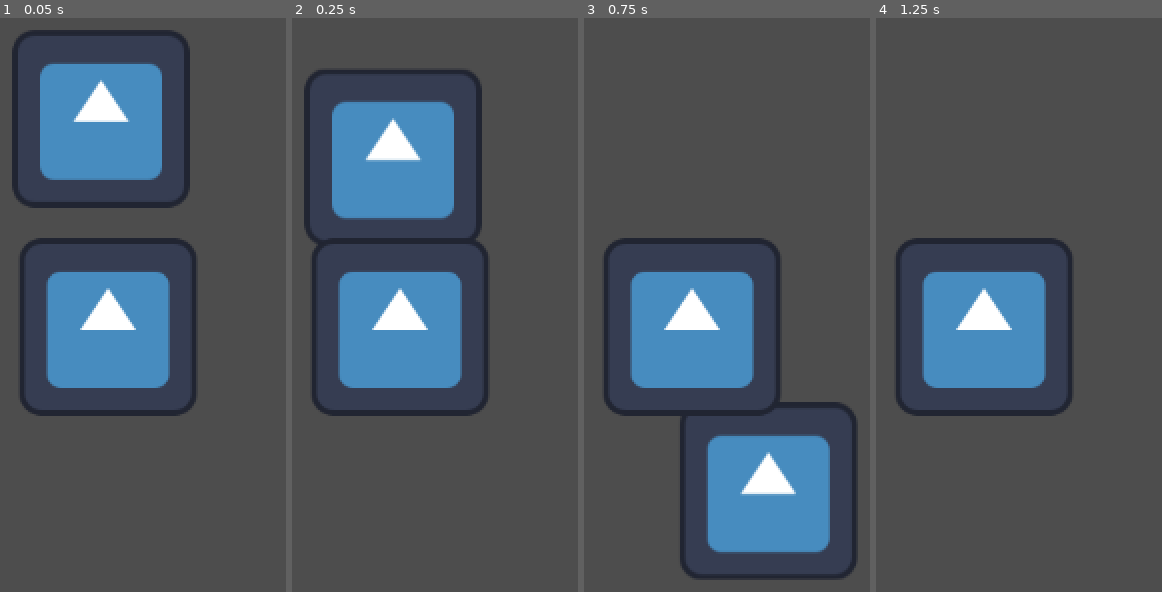
Above: before the commit, frames 1-4 (left to right).
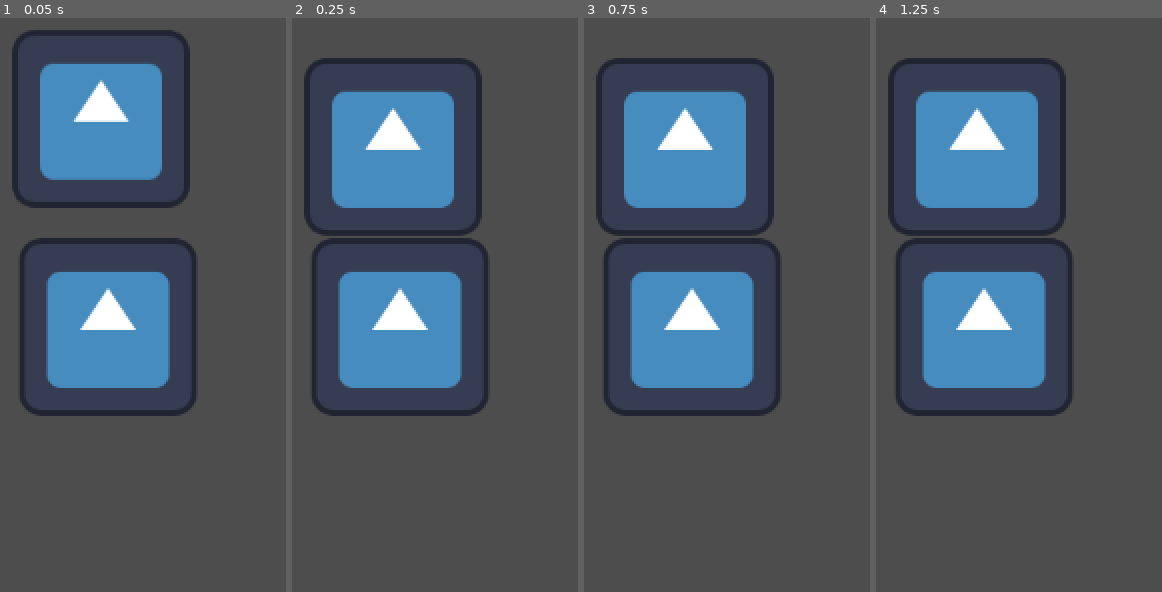
Above: after the commit, the same moments.

Repository: 22npatrick/Split-Focus-Game
Game: Godot game, scene res://Scene/main_1.tscn
Same seed, same stepped clock (60 frames per second), same inputs: the game is played once before the commit and once after it. The engine's default icon, where the game draws it, is replaced by a stand-in: a white triangle on a blue panel in a dark square.
Inputs:
- Up to frame 1 (0.05 s): no input
- Up to frame 2 (0.25 s): no input
- Up to frame 3 (0.75 s): tap Enter (ui_accept) at 0.5, 0.6 s; hold Right (ui_right) from 0.53 s (still down)
- Up to frame 4 (1.25 s): keep holding Right (ui_right); tap Enter (ui_accept) at 0.77, 1.07 s

Frame 1 is identical in both runs. In frame 2, 4.4% of the frame differs, in the area x 4-67%, y 6-40%; in frame 3, 22%, in the area x 4-96%, y 6-98%; in frame 4, 11%.

Commit message:
Basic player movement and physics

Diff:
--- a/Scene/main_1.tscn
+++ b/Scene/main_1.tscn
@@ -2,6 +2,9 @@
 
 [ext_resource type="PackedScene" uid="uid://btmagaeapfqbi" path="res://Scene/player_1.tscn" id="1_g3nmm"]
 [ext_resource type="Texture2D" uid="uid://cq1en5h353fnt" path="res://Assets/icon.svg" id="2_o8mxn"]
+
+[sub_resource type="RectangleShape2D" id="RectangleShape2D_o8mxn"]
+size = Vector2(128, 129)
 
 [node name="main_1" type="Node2D" unique_id=277038257]
 metadata/_edit_group_ = true
@@ -15,3 +18,7 @@
 [node name="Sprite2D" type="Sprite2D" parent="StaticBody2D" unique_id=210423686]
 texture = ExtResource("2_o8mxn")
 metadata/_edit_group_ = true
+
+[node name="CollisionShape2D" type="CollisionShape2D" parent="StaticBody2D" unique_id=1399567920]
+position = Vector2(-1, -1.5)
+shape = SubResource("RectangleShape2D_o8mxn")
--- a/Scene/player_1.tscn
+++ b/Scene/player_1.tscn
@@ -2,9 +2,16 @@
 
 [ext_resource type="Texture2D" uid="uid://cq1en5h353fnt" path="res://Assets/icon.svg" id="1_nmpo6"]
 [ext_resource type="Script" uid="uid://cvllihcqs6hjw" path="res://Script/player_1.gd" id="1_sqjsi"]
+
+[sub_resource type="RectangleShape2D" id="RectangleShape2D_sqjsi"]
+size = Vector2(130, 130)
 
 [node name="Player 1" type="CharacterBody2D" unique_id=332314824]
 script = ExtResource("1_sqjsi")
 
 [node name="Sprite2D" type="Sprite2D" parent="." unique_id=656130868]
 texture = ExtResource("1_nmpo6")
+
+[node name="CollisionShape2D" type="CollisionShape2D" parent="." unique_id=862411971]
+position = Vector2(0, -1)
+shape = SubResource("RectangleShape2D_sqjsi")
--- a/Script/player_1.gd
+++ b/Script/player_1.gd
@@ -11,12 +11,12 @@
 		velocity += get_gravity() * delta
 
 	# Handle jump.
-	if Input.is_action_just_pressed("ui_accept") and is_on_floor():
+	if Input.is_action_just_pressed("up") and is_on_floor():
 		velocity.y = JUMP_VELOCITY
 
 	# Get the input direction and handle the movement/deceleration.
 	# As good practice, you should replace UI actions with custom gameplay actions.
-	var direction := Input.get_axis("ui_left", "ui_right")
+	var direction := Input.get_axis("left", "right")
 	if direction:
 		velocity.x = direction * SPEED
 	else:
--- a/project.godot
+++ b/project.godot
@@ -19,12 +19,22 @@
 
 up={
 "deadzone": 0.2,
-"events": [Object(InputEventKey,"resource_local_to_scene":false,"resource_name":"","device":0,"window_id":0,"alt_pressed":false,"shift_pressed":false,"ctrl_pressed":false,"meta_pressed":false,"pressed":false,"keycode":0,"physical_keycode":4194320,"key_label":0,"unicode":0,"location":0,"echo":false,"script":null)
+"events": [Object(InputEventKey,"resource_local_to_scene":false,"resource_name":"","device":-1,"window_id":0,"alt_pressed":false,"shift_pressed":false,"ctrl_pressed":false,"meta_pressed":false,"pressed":false,"keycode":0,"physical_keycode":87,"key_label":0,"unicode":119,"location":0,"echo":false,"script":null)
 ]
 }
 down={
 "deadzone": 0.2,
-"events": [Object(InputEventKey,"resource_local_to_scene":false,"resource_name":"","device":0,"window_id":0,"alt_pressed":false,"shift_pressed":false,"ctrl_pressed":false,"meta_pressed":false,"pressed":false,"keycode":0,"physical_keycode":4194322,"key_label":0,"unicode":0,"location":0,"echo":false,"script":null)
+"events": [Object(InputEventKey,"resource_local_to_scene":false,"resource_name":"","device":-1,"window_id":0,"alt_pressed":false,"shift_pressed":false,"ctrl_pressed":false,"meta_pressed":false,"pressed":false,"keycode":0,"physical_keycode":83,"key_label":0,"unicode":115,"location":0,"echo":false,"script":null)
+]
+}
+left={
+"deadzone": 0.2,
+"events": [Object(InputEventKey,"resource_local_to_scene":false,"resource_name":"","device":-1,"window_id":0,"alt_pressed":false,"shift_pressed":false,"ctrl_pressed":false,"meta_pressed":false,"pressed":false,"keycode":0,"physical_keycode":65,"key_label":0,"unicode":97,"location":0,"echo":false,"script":null)
+]
+}
+right={
+"deadzone": 0.2,
+"events": [Object(InputEventKey,"resource_local_to_scene":false,"resource_name":"","device":-1,"window_id":0,"alt_pressed":false,"shift_pressed":false,"ctrl_pressed":false,"meta_pressed":false,"pressed":false,"keycode":0,"physical_keycode":68,"key_label":0,"unicode":100,"location":0,"echo":false,"script":null)
 ]
 }
 
